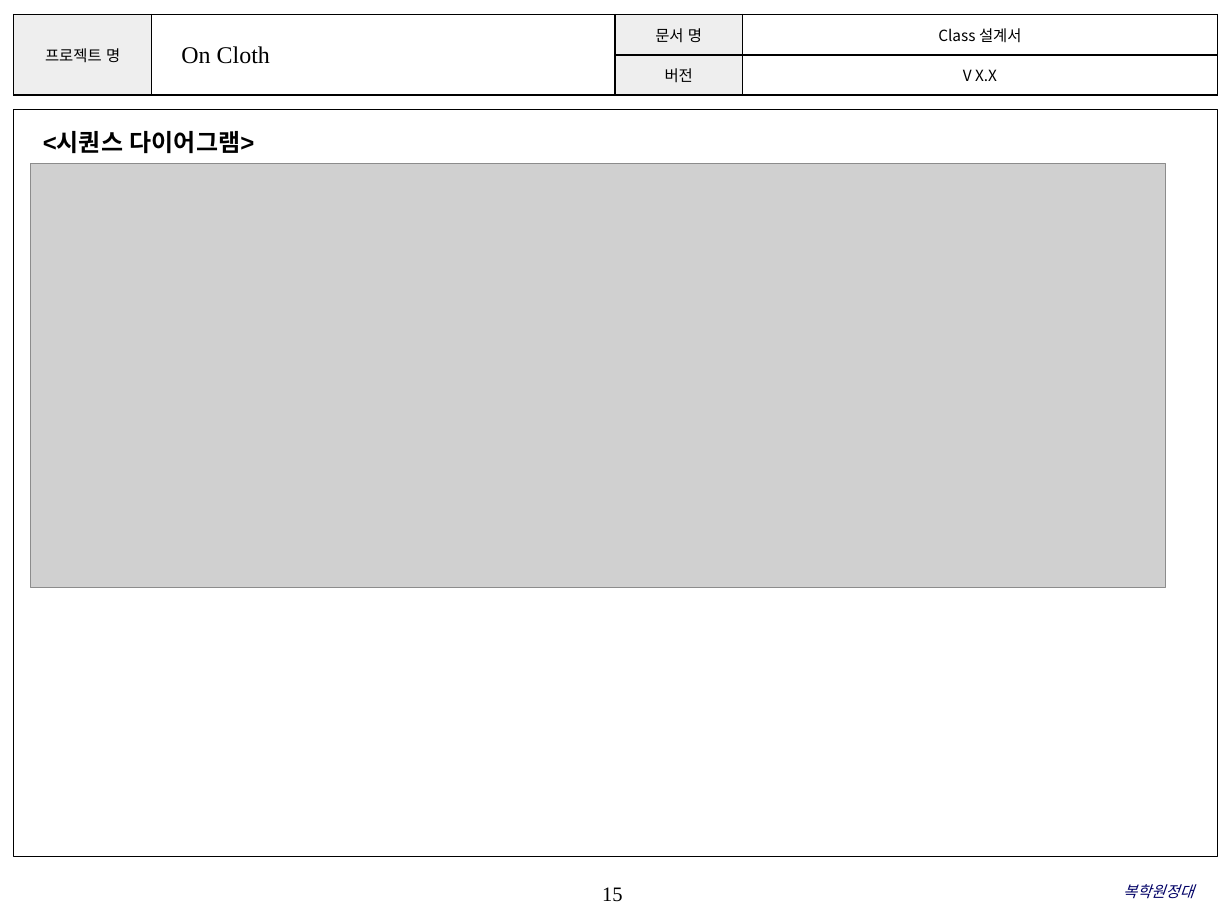
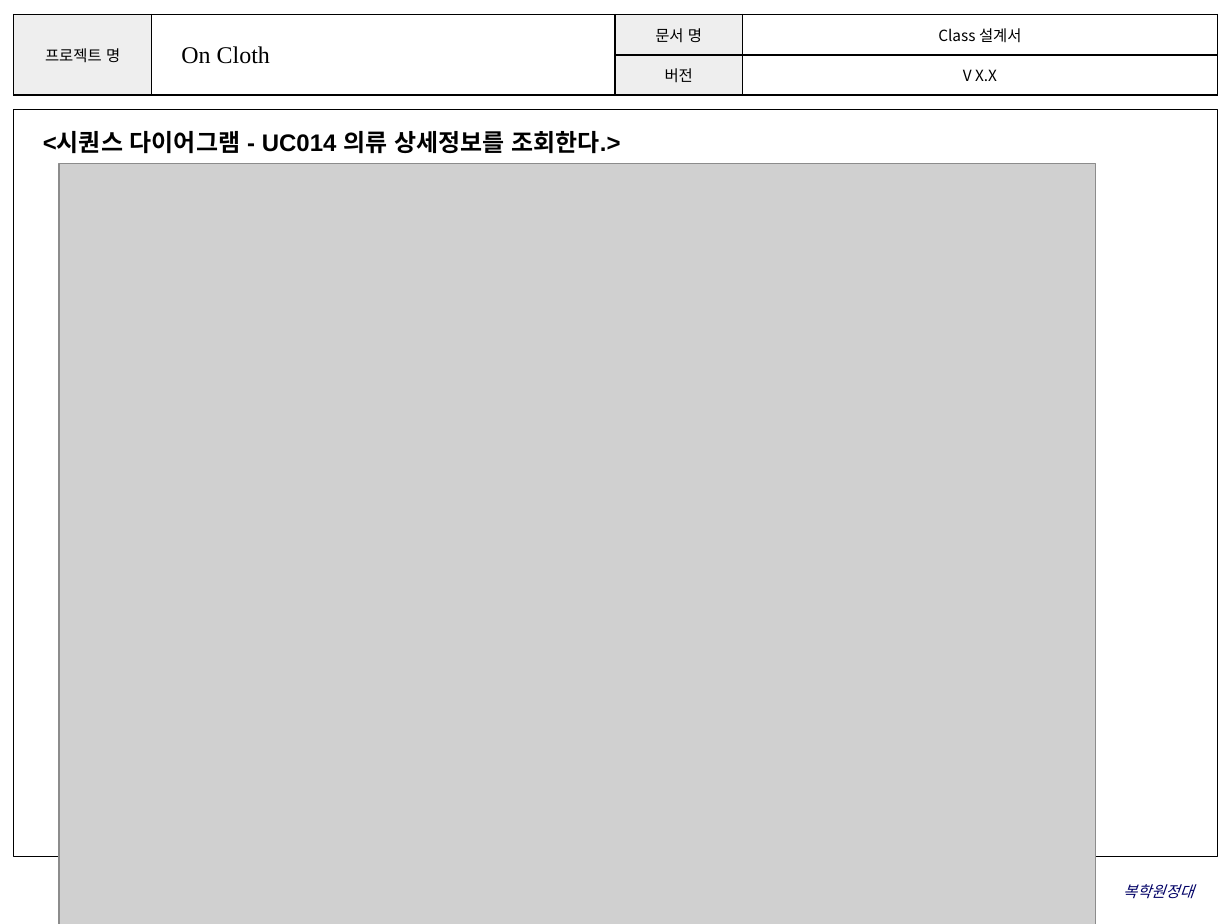
Before and after one commit to ParkSaeHyun/SoftwareEngineering, a slide deck: slide 16 of design/클래스다이어그램.pptx (slide 15 before the commit). Drawn at 1232x924 pixels with LibreOffice and Linux fonts; fonts in the diff are those of the drawing; grey boxes stand for pictures; background and template pictures are left out. Boxes give left, top, right and bottom in pixels: in the first picture for what was removed or moved away, otherwise in the second. Text is boxed around its words. In the diff, an @@ line names an element or a change of style, - is before the commit and + after.

Commit message:
요구사항명세서105수정 클래스다이어그램ppt 수정

```diff
--- a/design/클래스다이어그램.pptx
+++ b/design/클래스다이어그램.pptx
@@ text at [43, 131, 620, 153]: text changed @@
-<시퀀스 다이어그램>
+<시퀀스 다이어그램 - UC014 의류 상세정보를 조회한다.>
@@ picture removed at [31, 164, 1165, 588] @@
@@ picture added at [59, 164, 1095, 924] @@
@@ page number removed at [602, 887, 622, 902] @@
-15
```
Also in this commit, not shown: 20 other slides changed, 1 slide added, 1 other file.
